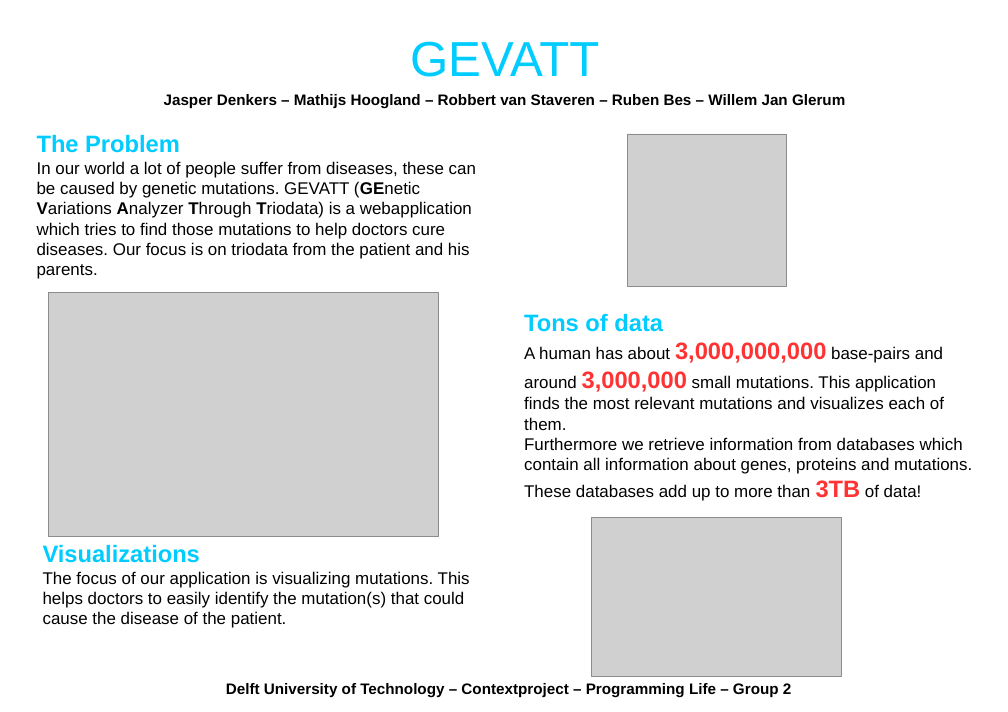
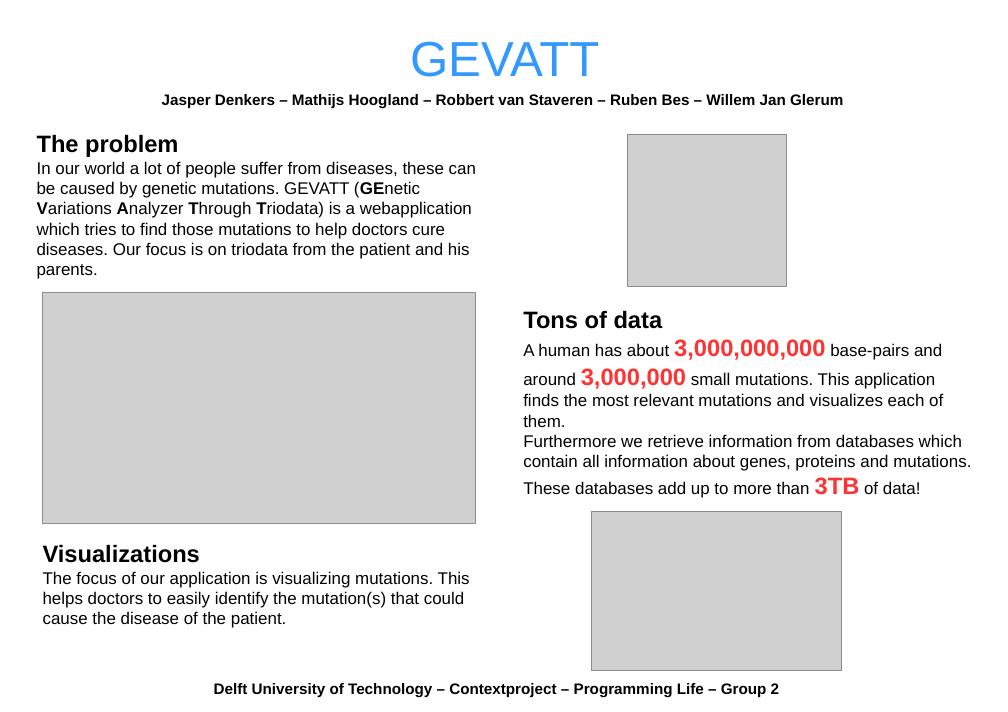
Before and after one commit to wjglerum/programminglife, a slide deck: slide 1 of deliverables/poster/poster.pptx. Drawn at 1008x712 pixels with LibreOffice and Linux fonts; fonts in the diff are those of the drawing; grey boxes stand for pictures; background and template pictures are left out. Boxes give left, top, right and bottom in pixels: in the first picture for what was removed or moved away, otherwise in the second. Text is boxed around its words. In the diff, an @@ line names an element or a change of style, - is before the commit and + after.

```diff
--- a/deliverables/poster/poster.pptx
+++ b/deliverables/poster/poster.pptx
@@ text "GEVATT" at <box>410,41,599,77</box>: text colour #00CCFF to #3399FF @@
@@ text at <box>37,134,178,157</box>: text changed; text colour #00CCFF to #000000 @@
-The Problem
+The problem
@@ picture: place and size @@
-picture at <box>49,293,439,536</box>
+picture at <box>43,293,475,524</box>
@@ text at <box>523,310,663,329</box>: text colour #00CCFF to #000000 in "Tons of data" @@
@@ picture: place and size @@
-picture at <box>591,518,842,677</box>
+picture at <box>591,512,842,671</box>
@@ text at <box>43,544,200,563</box>: text colour #00CCFF to #000000 in "Visualizations" @@
@@ text "Delft University of Technology – ...": place and size @@
-text "Delft University of Technology – ..." at <box>226,683,791,697</box>
+text "Delft University of Technology – ..." at <box>214,683,779,697</box>
```
Also in this commit, not shown: 5 other files.
